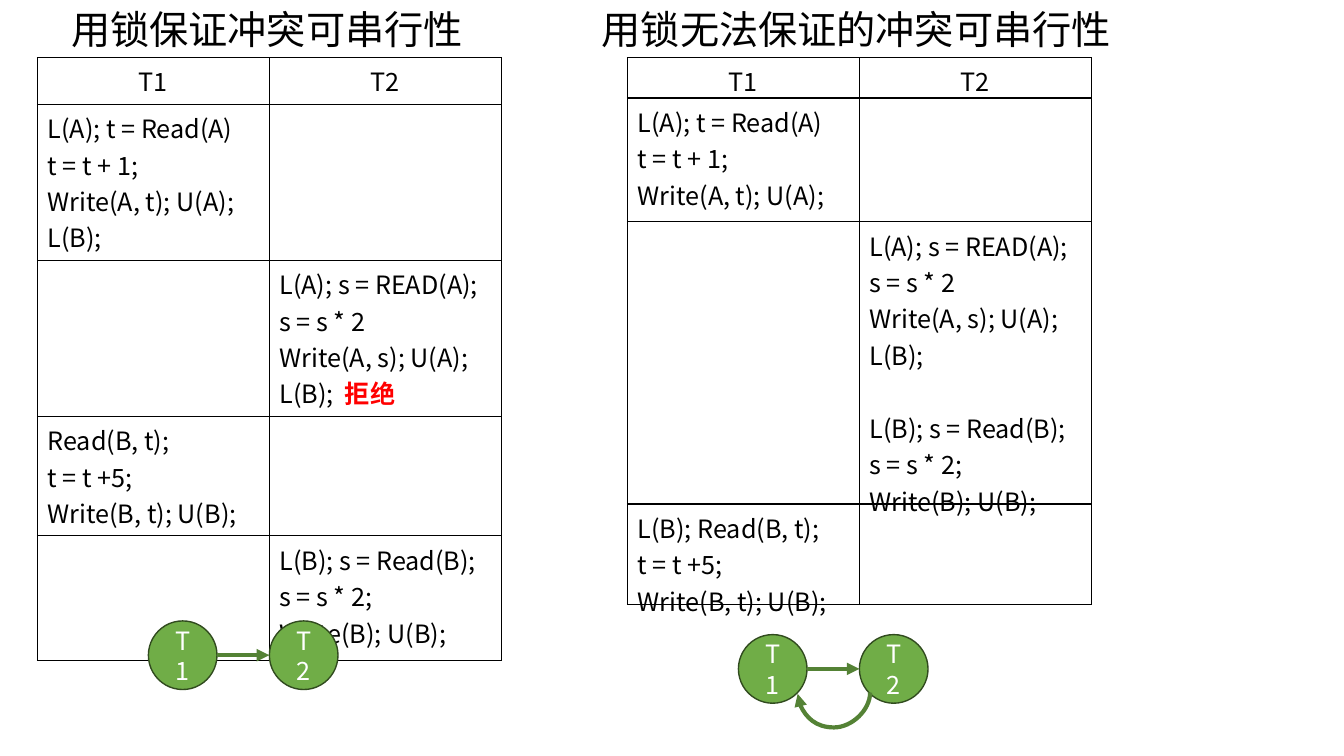
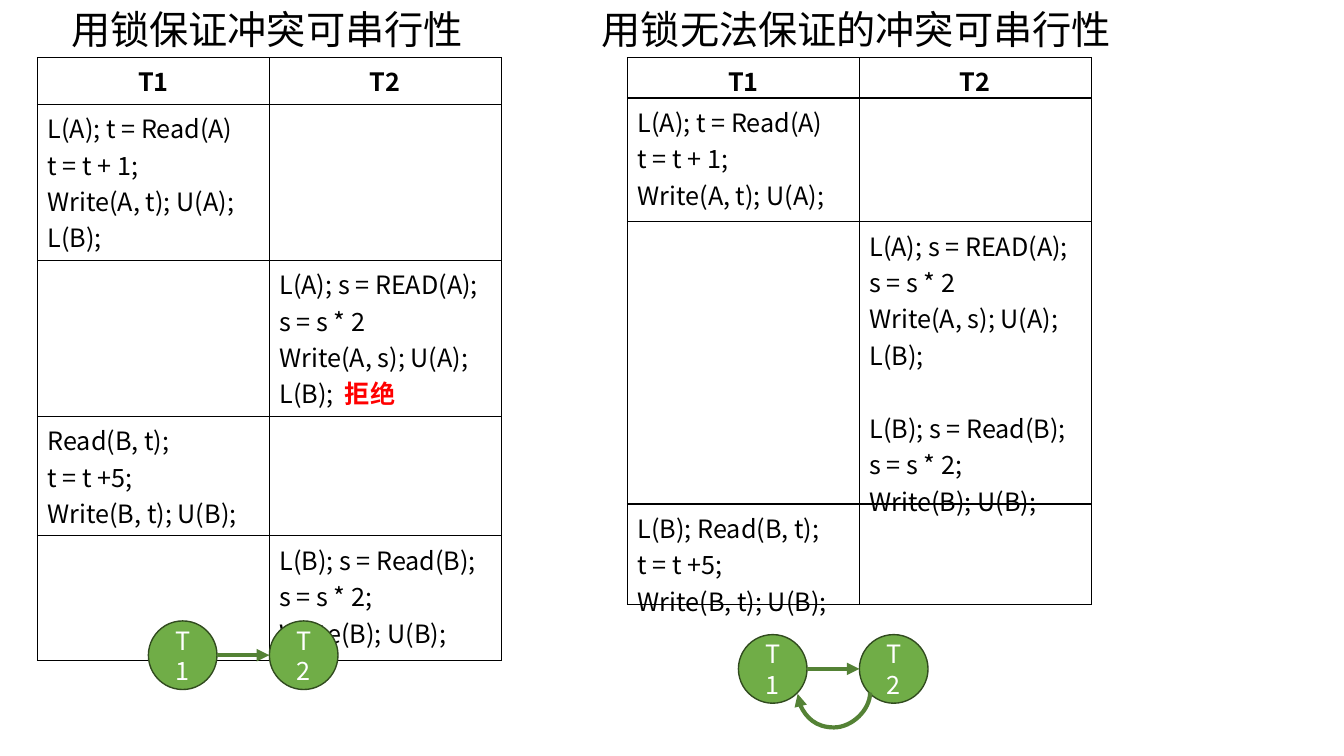
Before and after one commit to guofei9987/a, a slide deck: slide 29 of computer/database/database.pptx. Drawn at 1344x756 pixels with LibreOffice and Linux fonts; fonts in the diff are those of the drawing. Boxes give left, top, right and bottom in pixels: in the first picture for what was removed or moved away, otherwise in the second. Text is boxed around its words. In the diff, an @@ line names an element or a change of style, - is before the commit and + after.

```diff
--- a/computer/database/database.pptx
+++ b/computer/database/database.pptx
@@ table at <box>37,57,501,653</box> @@
@@ bold on in "T1", "T2" @@
@@ table at <box>628,57,1092,620</box> @@
@@ bold on in "T1", "T2" @@
```
Also in this commit, not shown: 2 other slides changed, 1 other file.
